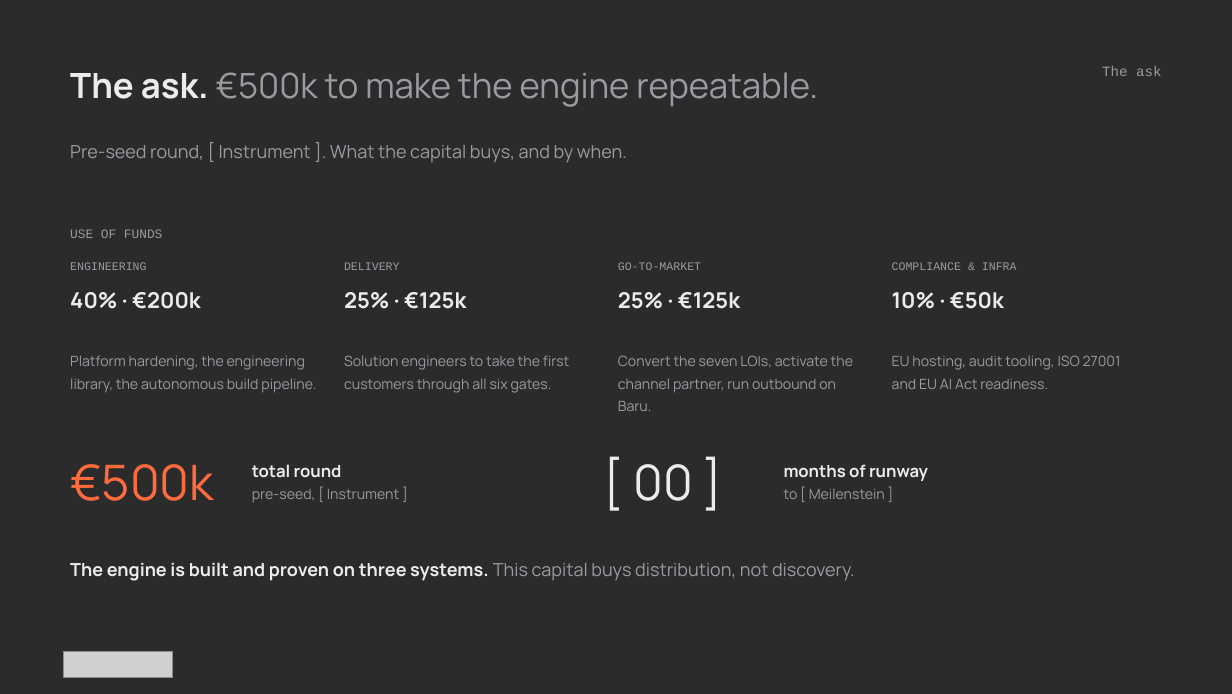
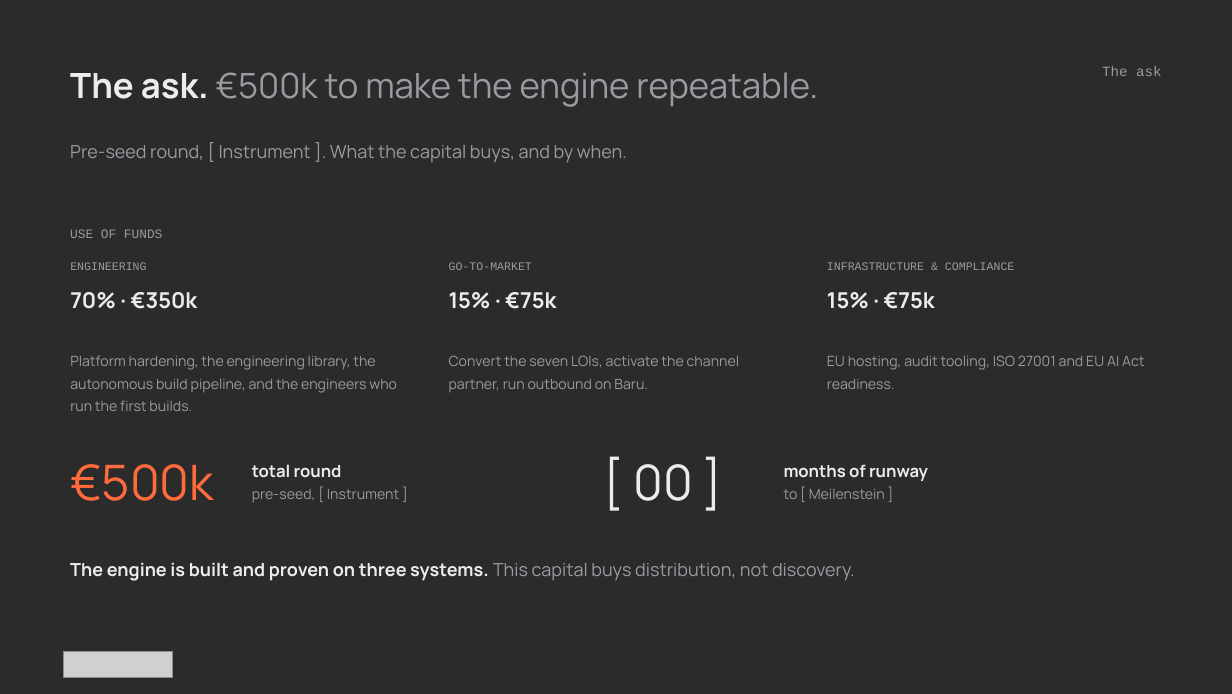
Before and after one commit to athenarunai-gif/Athena, a slide deck: slide 14 of pitch-deck/AthenaRun_Pitch_Deck_15_Slides.pptx. Drawn at 1232x694 pixels with LibreOffice and Linux fonts; fonts in the diff are those of the drawing; grey boxes stand for pictures; background and template pictures are left out; a plain dark background stands for a picture behind light text. Boxes give left, top, right and bottom in pixels: in the first picture for what was removed or moved away, otherwise in the second. Text is boxed around its words. In the diff, an @@ line names an element or a change of style, - is before the commit and + after.

```diff
--- a/pitch-deck/AthenaRun_Pitch_Deck_15_Slides.pptx
+++ b/pitch-deck/AthenaRun_Pitch_Deck_15_Slides.pptx
@@ text removed at (344, 262, 400, 270) @@
-DELIVERY
@@ rectangle: place and size @@
-rectangle at (320, 259, 321, 405)
+rectangle at (427, 259, 428, 405)
@@ text "GO-TO-MARKET": place and size @@
-text "GO-TO-MARKET" at (618, 262, 701, 270)
+text "GO-TO-MARKET" at (449, 262, 532, 270)
@@ rectangle: place and size @@
-rectangle at (594, 259, 595, 405)
+rectangle at (806, 259, 807, 405)
@@ text at (827, 262, 1014, 270): text changed @@
-COMPLIANCE & INFRA
+INFRASTRUCTURE & COMPLIANCE
@@ rectangle removed at (868, 259, 869, 405) @@
@@ text at (70, 292, 198, 309): text changed @@
-40% · €200k
+70% · €350k
@@ text removed at (344, 292, 466, 309) @@
-25% · €125k
@@ text at (449, 292, 556, 309): text changed @@
-25% · €125k
+15% · €75k
@@ text at (827, 292, 935, 309): text changed @@
-10% · €50k
+15% · €75k
@@ text at (70, 355, 397, 411): text changed @@
-Platform hardening, the engineering library, the autonomous build pipeline.
+Platform hardening, the engineering library, the autonomous build pipeline, and the engineers who run the first builds.
@@ text removed at (344, 355, 569, 393) @@
-Solution engineers to take the first customers through all six gates.
@@ text "Convert the seven LOIs, activate ..." rewrapped from (618, 355, 853, 411) to (449, 355, 739, 392) @@
@@ text "EU hosting, audit tooling, ISO ..." rewrapped from (892, 355, 1121, 389) to (827, 355, 1144, 389) @@
```
Also in this commit, not shown: 2 other files.
